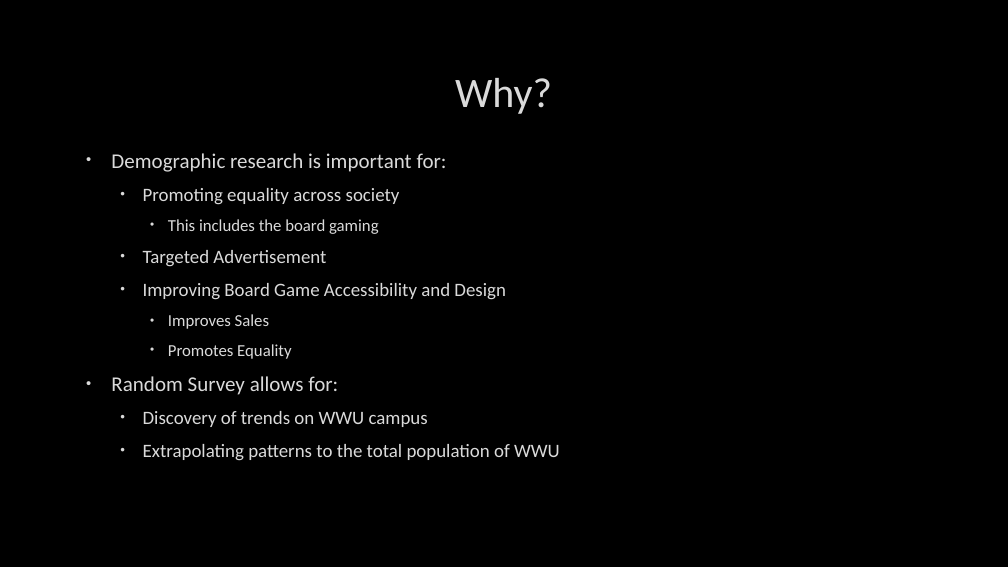
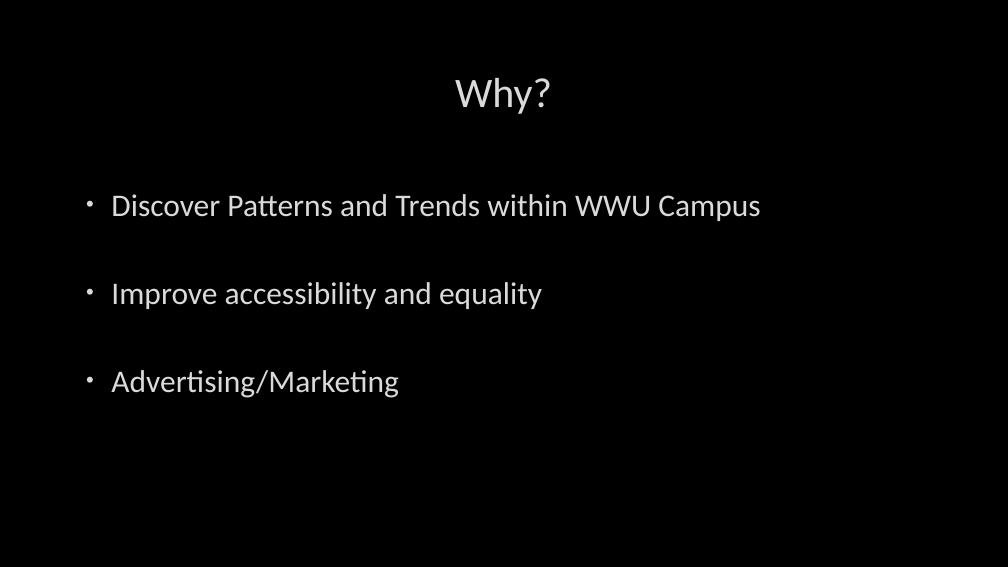
Before and after one commit to sevenwwu/sevenwwu.github.io, a slide deck: slide 2 of write-ups/presentation.pptx. Drawn at 1008x567 pixels with LibreOffice and Linux fonts; fonts in the diff are those of the drawing; background and template pictures are left out. Boxes give left, top, right and bottom in pixels: in the first picture for what was removed or moved away, otherwise in the second. Text is boxed around its words. In the diff, an @@ line names an element or a change of style, - is before the commit and + after.

```diff
--- a/write-ups/presentation.pptx
+++ b/write-ups/presentation.pptx
@@ text at <box>111,194,760,398</box>: text changed; size 18 to 30 pt @@
-• Demographic research is important for:
-  • Promoting equality across society
-    • This includes the board gaming
-  • Targeted Advertisement
-  • Improving Board Game Accessibility and Design
-    • Improves Sales
-    • Promotes Equality
-• Random Survey allows for:
-  • Discovery of trends on WWU campus
-  • Extrapolating patterns to the total population of WWU
+• Discover Patterns and Trends within WWU Campus
+• Improve accessibility and equality
+• Advertising/Marketing
```
Also in this commit, not shown: 5 other slides changed.
